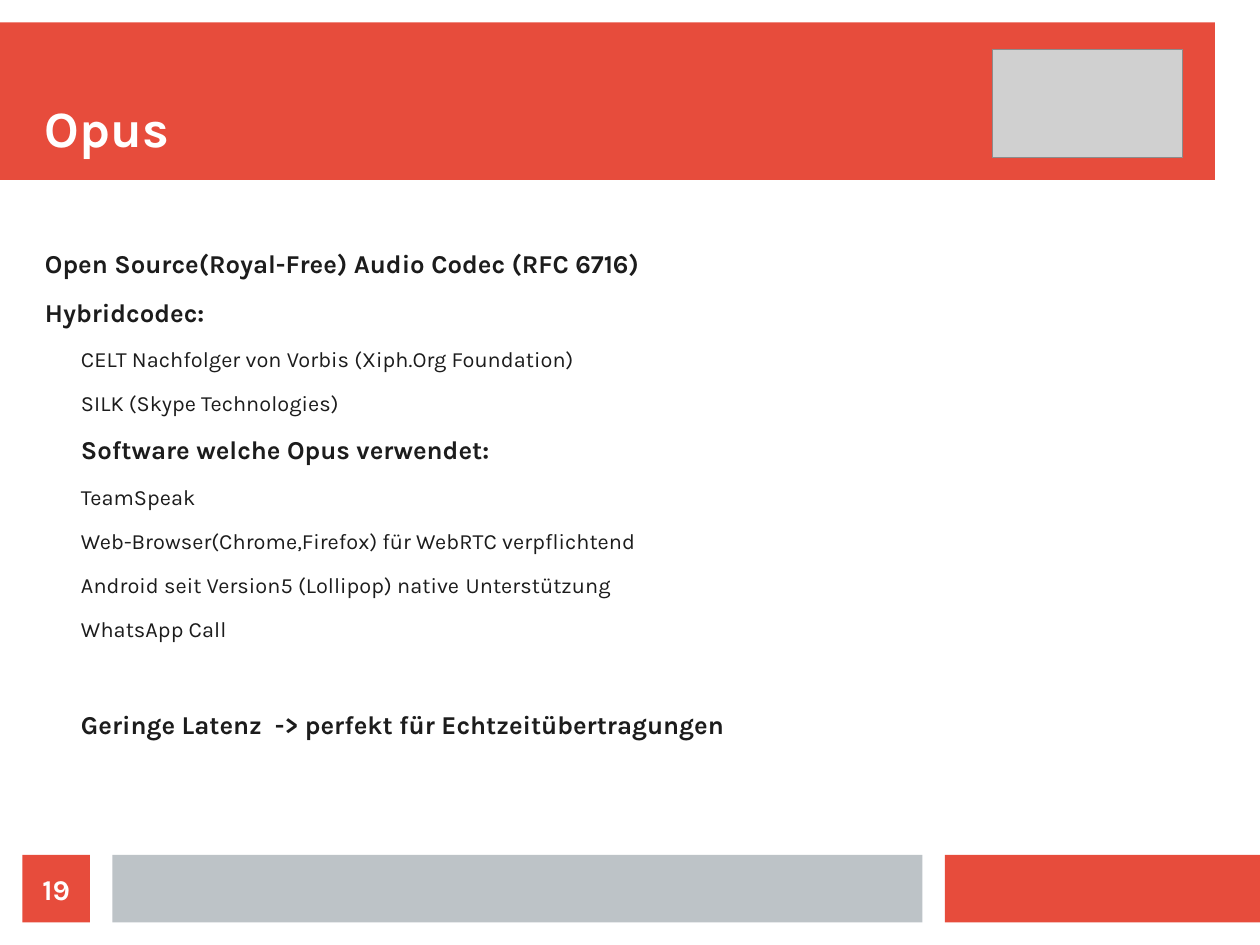
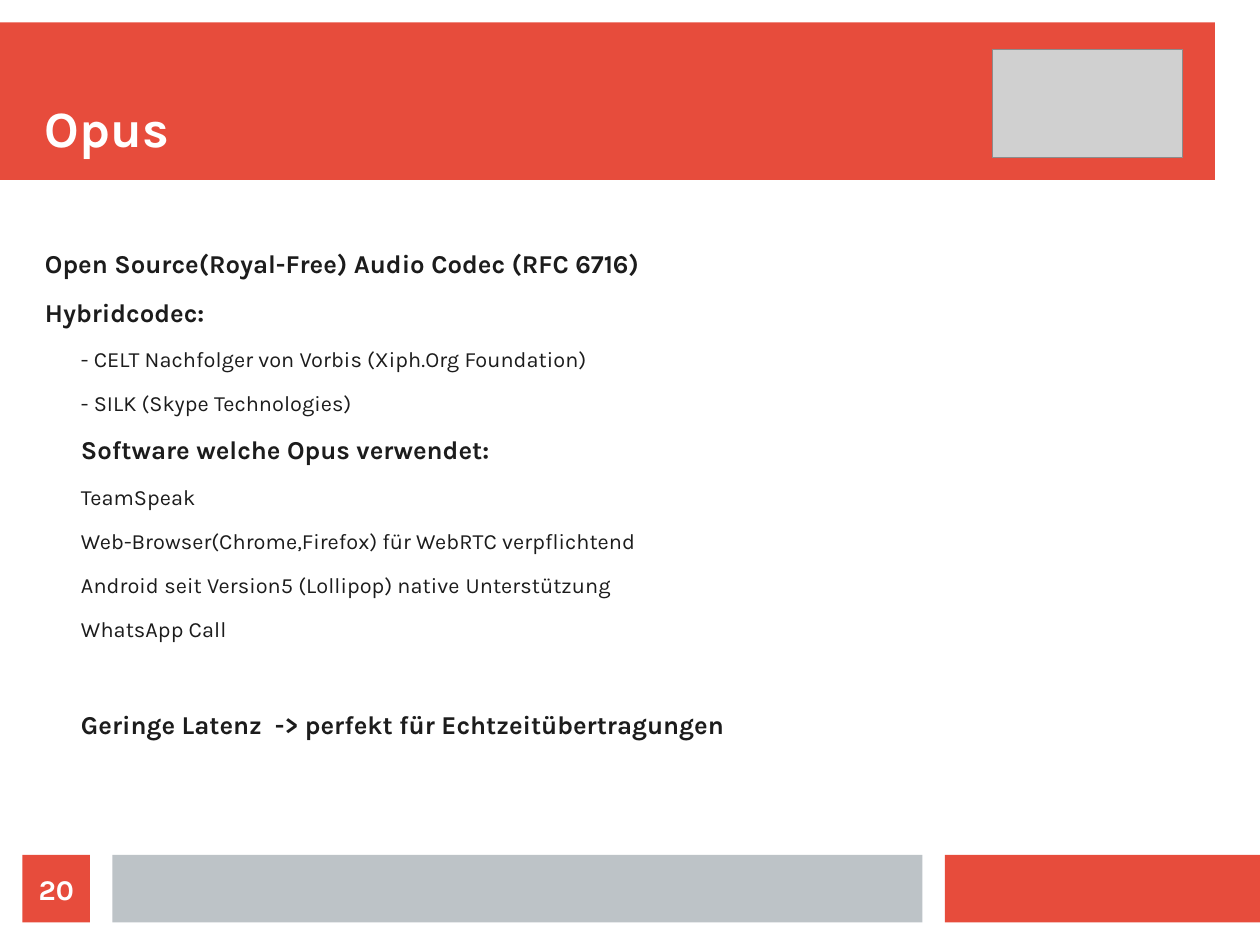
Before and after one commit to doe300/OHMComm, a slide deck: slide 20 of documents/OHMCommPres.odp (slide 19 before the commit). Drawn at 1260x945 pixels with LibreOffice and Linux fonts; fonts in the diff are those of the drawing; grey boxes stand for pictures. Boxes give left, top, right and bottom in pixels: in the first picture for what was removed or moved away, otherwise in the second. Text is boxed around its words. In the diff, an @@ line names an element or a change of style, - is before the commit and + after.

Commit message:
Updated Presentation
Added Opus slides for encoder object and encoder

```diff
--- a/documents/OHMCommPres.odp
+++ b/documents/OHMCommPres.odp
@@ text at (94,351,587,417): text changed @@
-  CELT Nachfolger von Vorbis (Xiph.Org Foundation)
-  SILK (Skype Technologies)
+  - CELT Nachfolger von Vorbis (Xiph.Org Foundation)
+  - SILK (Skype Technologies)
@@ page number at (39,881,74,901): text changed @@
-19
+20
```
Also in this commit, not shown: 1 other slide changed, 4 slides added.
